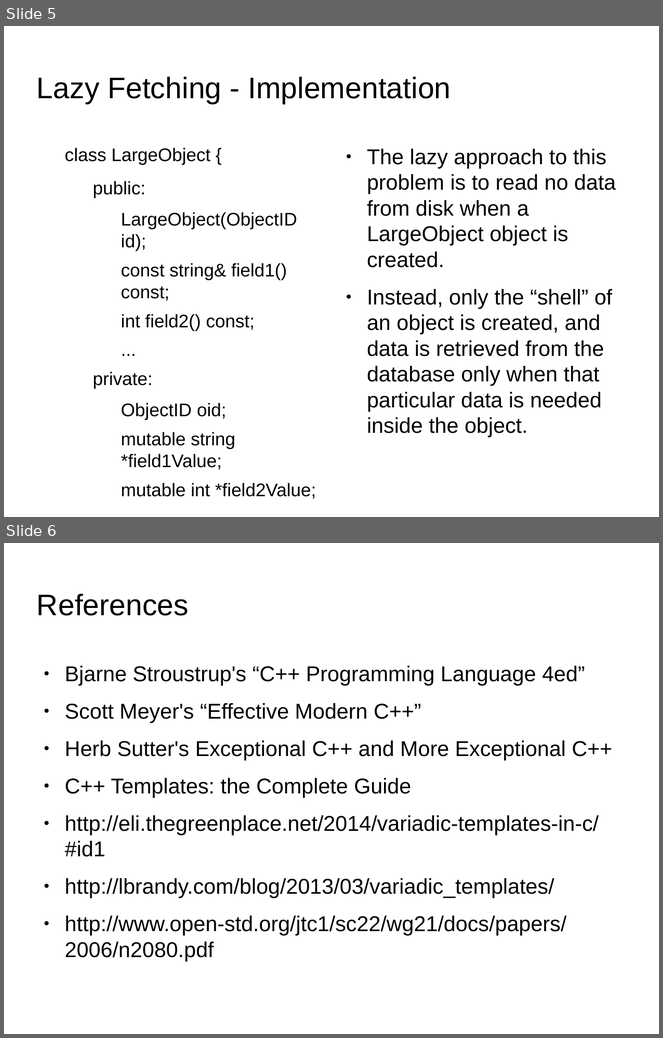
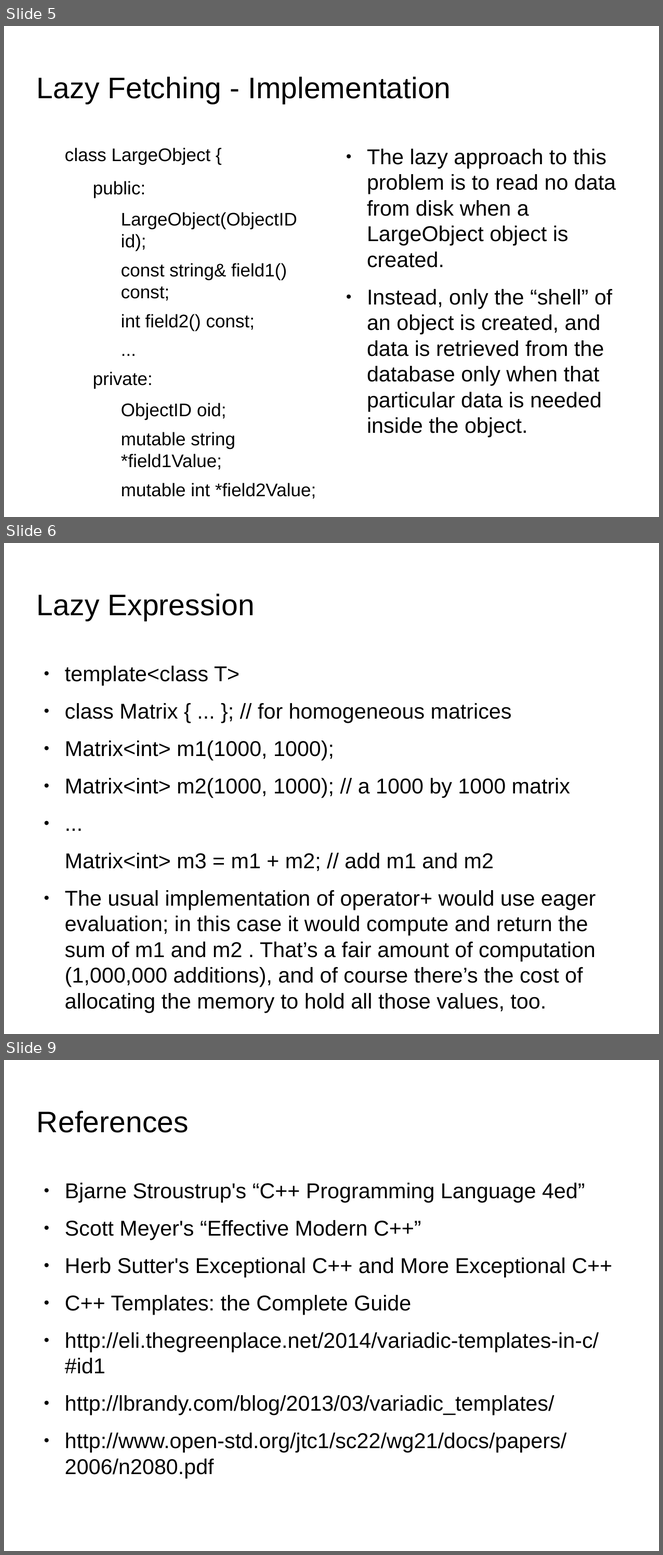
Before and after one commit to kks32/cpp-software-development, a slide deck: Ex19_Lazy_Evaluation_Reference_Counting/Ex19_Lazy_Evaluation_Reference_Counting.odp. Shown one above the other, each under a label of ours: slides 5 and 6 before the commit, slides 5, 6 and 9 after it; the slides between them are not shown. The pictures are 663x1038 and 663x1555 pixels, drawn with LibreOffice and Linux fonts; fonts in the diff are those of the drawing; background and template pictures are left out. Boxes give left, top, right and bottom in pixels: in the first picture for what was removed or moved away, otherwise in the second. Text is boxed around its words. In the diff, an @@ line names an element or a change of style, - is before the commit and + after.

Commit message:
Lazy Evaluation and Lazy Expression

```diff
--- a/Ex19_Lazy_Evaluation_Reference_Counting/Ex19_Lazy_Evaluation_Reference_Counting.odp
+++ b/Ex19_Lazy_Evaluation_Reference_Counting/Ex19_Lazy_Evaluation_Reference_Counting.odp
@@ slide 6 added at [4,543,659,1034], background picture (left out) @@
@@ title added at [37,593,255,621], 36 pt, text #000000 @@
+Lazy Expression
@@ text added at [65,666,596,1013], 26 pt, text #000000 @@
+● template<class T>
+● class Matrix { ... }; // for homogeneous matrices
+● Matrix<int> m1(1000, 1000);
+● Matrix<int> m2(1000, 1000); // a 1000 by 1000 matrix
+● ...
+Matrix<int> m3 = m1 + m2; // add m1 and m2
+● The usual implementation of operator+ would use eager evaluation; in this case it would compute and return the sum of m1 and m2 . That’s a fair amount of computation (1,000,000 additions), and of course there’s the cost of allocating the memory to hold all those values, too.
@@ what was slide 6 is now slide 9 @@
```
Also in this commit, not shown: 2 other slides added, 1 other file.
